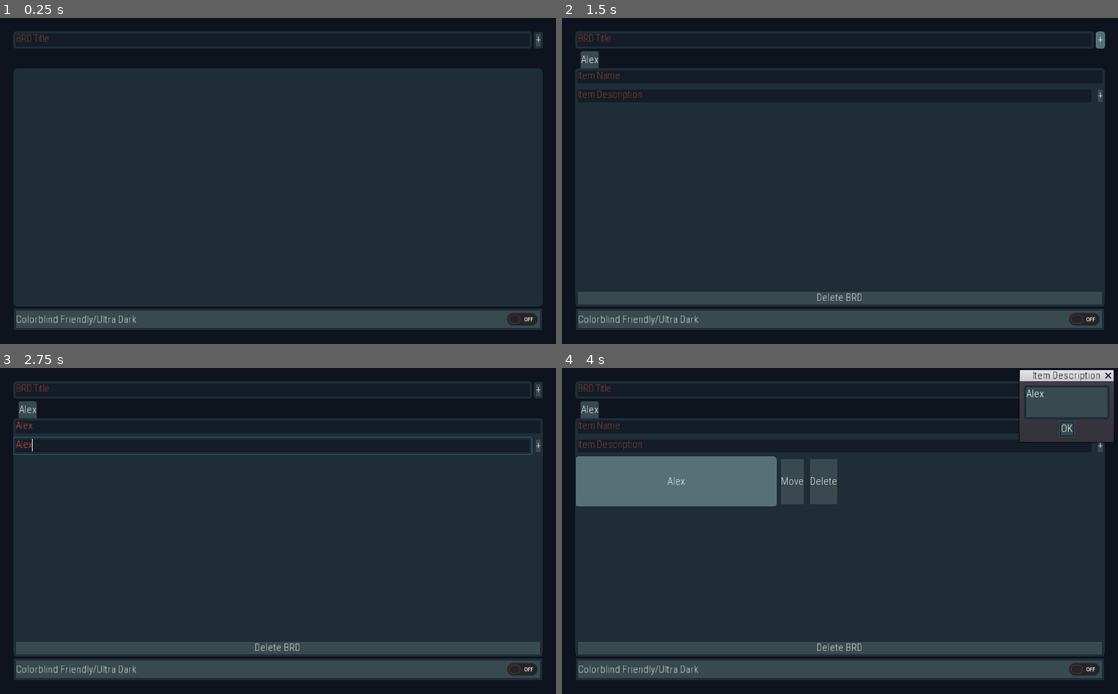
Above: before the commit, frames 1-4 (two rows, left to right).
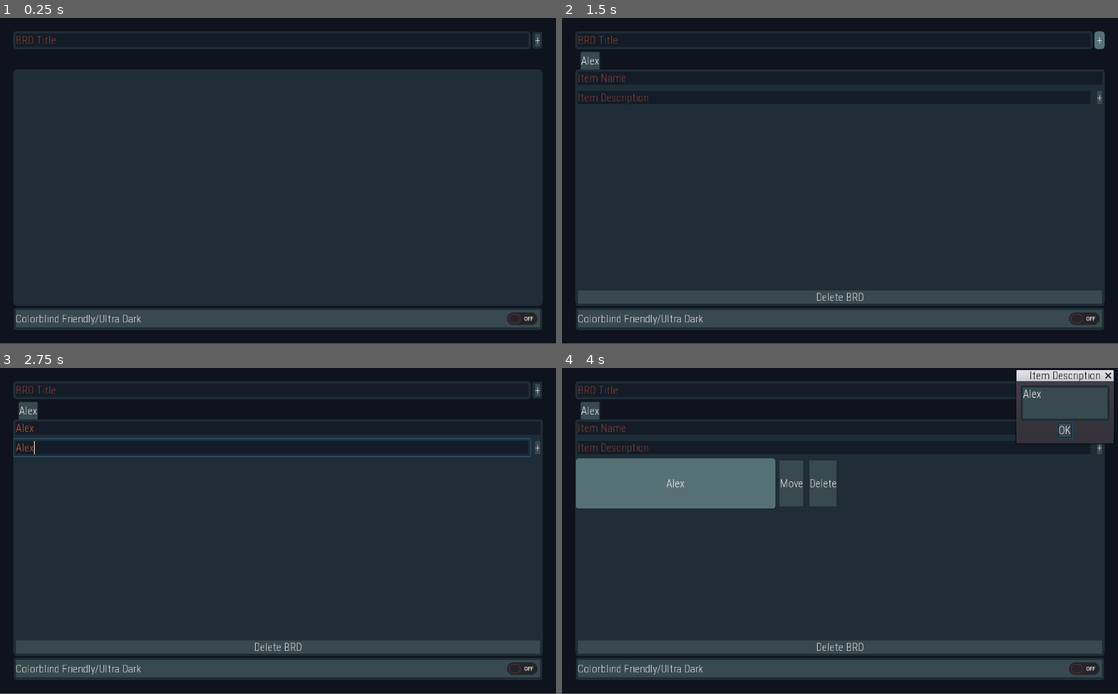
Above: after the commit, the same moments.

Repository: FunNoober/BRD-Sharp
Game: Godot game, scene res://assets/scenes/Main.tscn
Two runs of this game, one before a commit and one after it. Both use one fixed random seed, a clock stepped at 60 frames per second and the inputs below.
Inputs (mouse positions are in pixels of both pictures, inside the frame that each line leads up to):
- Up to frame 1 (0.25 s): no input
- Up to frame 2 (1.5 s): click (834, 40) at 0.52 s; type "Alex" at 0.6 s; click "+" at 1.25 s
- Up to frame 3 (2.75 s): click (278, 426) at 2.02 s; type "Alex" at 2.1 s; click (272, 446) at 2.25 s; type "Alex" at 2.33 s
- Up to frame 4 (4 s): click "+" at 2.75 s; click "Alex" at 3.5 s
In our replay, the window is 800x469 before the commit and 800x468 after it. These sizes can differ from the game's own. Grey fills any space a smaller window leaves; there, only what the larger window draws over its background counts as a difference.

The runs differ from the first frame. In frame 1, 1.2% of the frame differs, in the area x 2-98%, y 4-96%; in frame 2, 2.3%; in frame 3, 2.9%; in frame 4, 3.6%, in the area x 2-100%, y 0-96%.

Commit message:
Made README.md More Professional

Diff:
--- a/program_files/project.godot
+++ b/program_files/project.godot
@@ -22,8 +22,7 @@
 [display]
 
 window/handheld/orientation="portrait"
-window/stretch/mode="2d"
-window/stretch/aspect="expand"
+window/stretch/aspect="keep_height"
 
 [input]
 
Not shown, added: README.html
Not shown, changed: README.md
